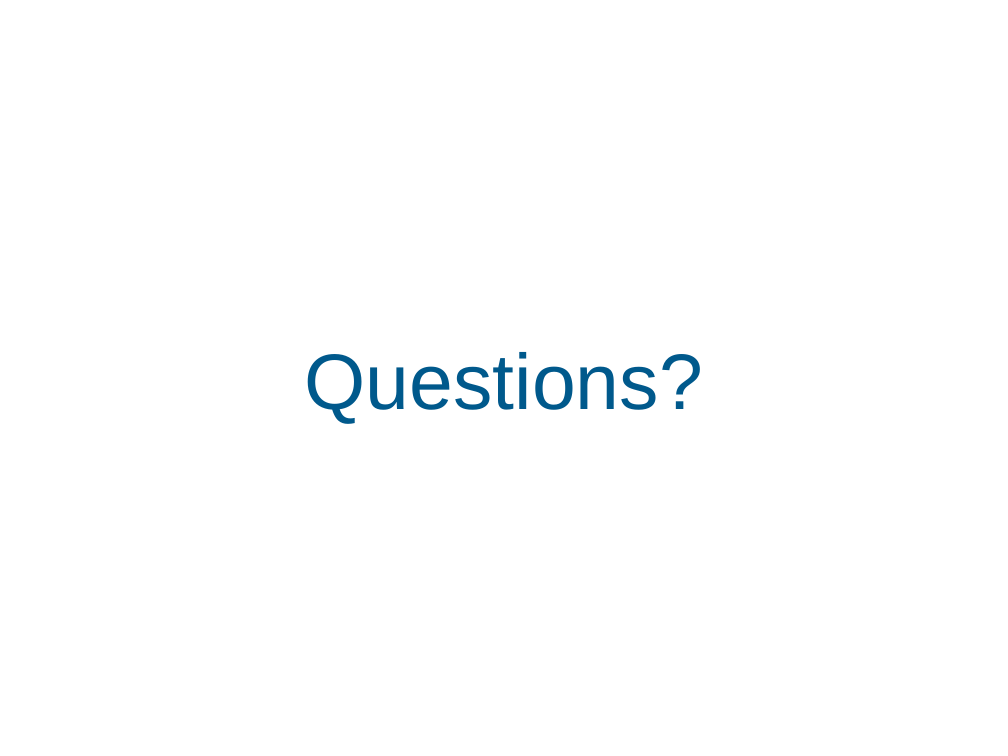
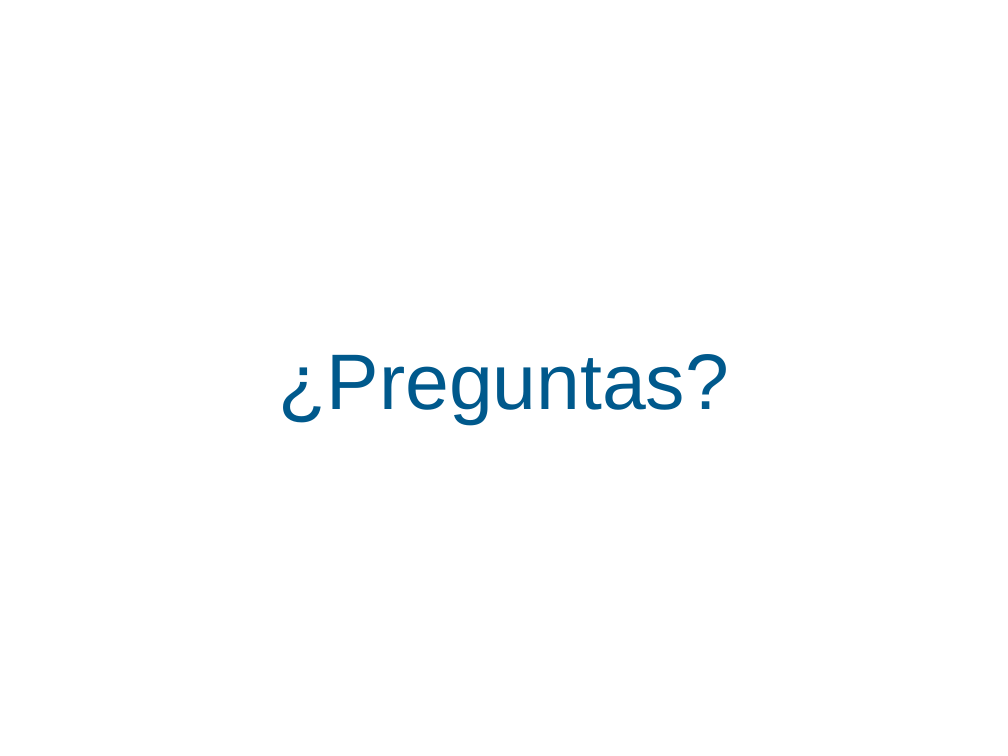
Before and after one commit to TheFlutteristas/presentations, a slide deck: slide 10 of Introduction_to_Flutteristas.pptx. Drawn at 1008x756 pixels with LibreOffice and Linux fonts; fonts in the diff are those of the drawing. Boxes give left, top, right and bottom in pixels: in the first picture for what was removed or moved away, otherwise in the second. Text is boxed around its words. In the diff, an @@ line names an element or a change of style, - is before the commit and + after.

```diff
--- a/Introduction_to_Flutteristas.pptx
+++ b/Introduction_to_Flutteristas.pptx
@@ title at [278,354,729,424]: text changed @@
-Questions?
+¿Preguntas?
```
Also in this commit, not shown: 5 other slides changed, 1 other file.
